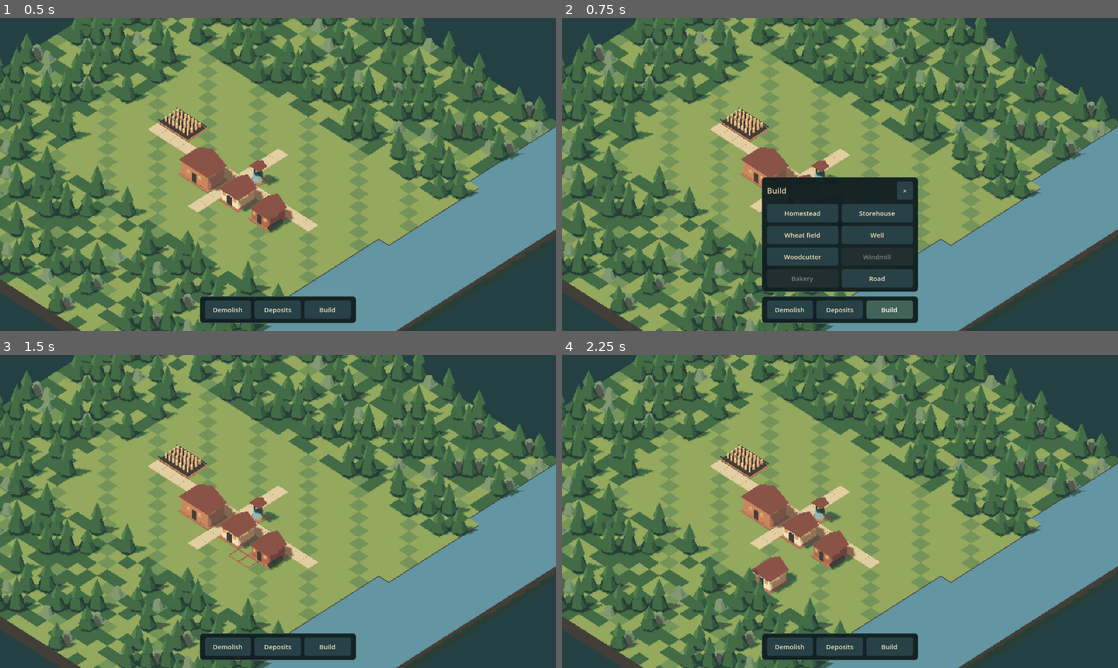
Above: before the commit, frames 1-4 (two rows, left to right).
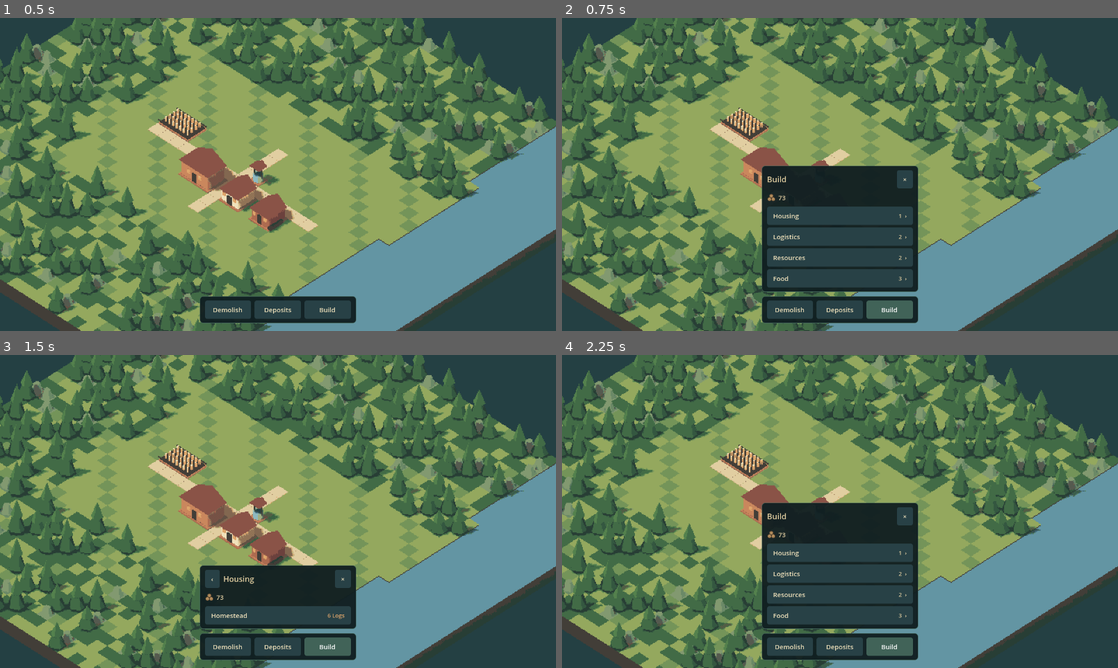
Above: after the commit, the same moments.

Repository: Acre108/Nationbuilders
Game: Godot game, scene res://view/village_view.tscn
The game is run twice, just before and just after one commit, with the same random seed, the same clock (stepped at 60 frames per second) and the same inputs.
Inputs (mouse positions are in pixels of both pictures, inside the frame that each line leads up to):
- Up to frame 1 (0.5 s): no input
- Up to frame 2 (0.75 s): click "Build" at 0.5 s
- Up to frame 3 (1.5 s): click (239, 549) at 1.25 s, where only the run before the commit has a clickable "Homestead"
- Up to frame 4 (2.25 s): click (773, 580) at 2 s, where only the run after the commit has a clickable "‹"

Frame 1 is identical in both runs. In frame 2, 2.6% of the frame differs, in the area x 35-65%, y 47-86%; in frame 3, 6.2%; in frame 4, 12%, in the area x 34-65%, y 47-96%.

Commit message:
Split the build menu into categories with costs and supply
Build now opens a category list (Housing, Logistics, Resources, Food);
picking one shows only its buildings, each with its cost or unlock
requirement. A supply row with goods icons shows stock of every good the
current page's buildings cost, and a placement card lists the chosen
building's cost, workers and recipe while placing.

Buildings declare a category in data; content validation rejects
unknown ones.

Co-Authored-By: Claude Opus 5.5 <noreply@anthropic.com>

Diff:
--- a/data/buildings.json
+++ b/data/buildings.json
@@ -1,10 +1,10 @@
 [
-  {"id":"house", "name":"Homestead", "kind":"house", "footprint":[2,2], "cost":{"logs":6}, "workers":0, "inputs":{}, "outputs":{}, "cycle_ticks":0, "unlock_tier":1, "input_capacity":6, "output_capacity":6, "terrain":["grass"], "color":"d9c396"},
-  {"id":"storehouse", "name":"Storehouse", "kind":"storehouse", "footprint":[3,2], "cost":{"logs":10}, "w …(190 unchanged characters)…
-  {"id":"farm", "name":"Wheat field", "kind":"producer", "footprint":[3,2], "cost":{"logs":4}, "workers":2, "inputs":{}, "outputs":{"wheat":1}, "cycle_ticks":35, "unlock_tier":1, "input_capacity":6, "output_capacity":6, "terrain":["grass"], "color":"d5b75e"},
-  {"id":"well", "name":"Well", "kind":"producer", "footprint":[1,1], "cost":{"logs":3}, "workers":1, "inputs":{}, "outputs":{"water":1}, "cycle_ticks":25, "unlock_tier":1, "input_capacity":6, "output_capacity":6, "terrain":["grass"], "color":"91adb0"},
-  {"id":"woodcutter", "name":"Woodcutter", "kind":"producer", "footprint":[2,2], "cost":{"logs":4}, "workers":2, "inputs":{}, "outputs":{"logs":1}, "cycle_ticks":65, "unlock_tier":1, "input_capacity":6, "output_capacity":6, "terrain":["grass","forest"], "color":"9c7654"},
-  {"id":"mill", "name":"Windmill", "kind":"producer", "footprint":[2,2], "cost":{"logs":8}, "workers":2, "inputs":{"wheat":1}, "outputs":{"flour":1}, "cycle_ticks":45, "unlock_tier":2, "input_capacity":6, "output_capacity":6, "terrain":["grass"], "color":"e4d4ac"},
-  {"id":"bakery", "name":"Bakery", "kind":"producer", "footprint":[2,2], "cost":{"logs":8}, "workers":2, "inputs":{"flour":1,"water":1}, "outputs":{"bread":1}, "cycle_ticks":50, "unlock_tier":2, "input_capacity":6, "output_capacity":6, "terrain":["grass"], "color":"cc8d69"},
-  {"id":"road", "name":"Road", "kind":"road", "footprint":[1,1], "cost":{}, "workers":0, "inputs":{}, "outputs":{}, "cycle_ticks":0, "unlock_tier":1, "input_capacity":6, "output_capacity":6, "terrain":["grass","forest"], "color":"b9a983"}
+  {"id":"house", "name":"Homestead", "kind":"house", "category":"housing", "footprint":[2,2], "cost":{"logs":6}, "workers":0, "inputs":{}, "outputs":{}, "cycle_ticks":0, "unlock_tier":1, "input_capacity":6, "output_capacity":6, "terrain":["grass"], "color":"d9c396"},
+  {"id":"storehouse", "name":"Storehouse", "kind":"storehouse", "category":"logistics", "footprint":[3,2], "cost":{"logs":10}, "w …(190 unchanged characters)…
+  {"id":"farm", "name":"Wheat field", "kind":"producer", "category":"food", "footprint":[3,2], "cost":{"logs":4}, "workers":2, "inputs":{}, "outputs":{"wheat":1}, "cycle_ticks":35, "unlock_tier":1, "input_capacity":6, "output_capacity":6, "terrain":["grass"], "color":"d5b75e"},
+  {"id":"well", "name":"Well", "kind":"producer", "category":"resources", "footprint":[1,1], "cost":{"logs":3}, "workers":1, "inputs":{}, "outputs":{"water":1}, "cycle_ticks":25, "unlock_tier":1, "input_capacity":6, "output_capacity":6, "terrain":["grass"], "color":"91adb0"},
+  {"id":"woodcutter", "name":"Woodcutter", "kind":"producer", "category":"resources", "footprint":[2,2], "cost":{"logs":4}, "workers":2, "inputs":{}, "outputs":{"logs":1}, "cycle_ticks":65, "unlock_tier":1, "input_capacity":6, "output_capacity":6, "terrain":["grass","forest"], "color":"9c7654"},
+  {"id":"mill", "name":"Windmill", "kind":"producer", "category":"food", "footprint":[2,2], "cost":{"logs":8}, "workers":2, "inputs":{"wheat":1}, "outputs":{"flour":1}, "cycle_ticks":45, "unlock_tier":2, "input_capacity":6, "output_capacity":6, "terrain":["grass"], "color":"e4d4ac"},
+  {"id":"bakery", "name":"Bakery", "kind":"producer", "category":"food", "footprint":[2,2], "cost":{"logs":8}, "workers":2, "inputs":{"flour":1,"water":1}, "outputs":{"bread":1}, "cycle_ticks":50, "unlock_tier":2, "input_capacity":6, "output_capacity":6, "terrain":["grass"], "color":"cc8d69"},
+  {"id":"road", "name":"Road", "kind":"road", "category":"logistics", "footprint":[1,1], "cost":{}, "workers":0, "inputs":{}, "outputs":{}, "cycle_ticks":0, "unlock_tier":1, "input_capacity":6, "output_capacity":6, "terrain":["grass","forest"], "color":"b9a983"}
 ]
--- a/sim/content_db.gd
+++ b/sim/content_db.gd
@@ -1,5 +1,7 @@
 extends RefCounted
 ## Validated content only. No global class cache or scene tree is required.
+## Build menu categories, in display order.
+const CATEGORIES := {"housing":"Housing", "logistics":"Logistics", "resources":"Resources", "food":"Food"}
 var goods: Dictionary = {}
 var buildings: Dictionary = {}
 var tiers: Dictionary = {}
@@ -50,6 +52,8 @@
 			errors.append(prefix + "invalid footprint")
 		if row.get("kind", "") not in ["producer", "house", "storehouse", "road"]:
 			errors.append(prefix + "unknown kind")
+		if row.get("category", "") not in CATEGORIES:
+			errors.append(prefix + "unknown category")
 		for field in ["workers", "cycle_ticks", "unlock_tier", "input_capacity", "output_capacity"]:
 			if not _integer(row.get(field), 0 if field in ["workers", "cycle_ticks"] else 1):
 				errors.append(prefix + "invalid " + field)
--- a/tests/run_view_tests.gd
+++ b/tests/run_view_tests.gd
@@ -23,15 +23,32 @@
 	check(not view.hud.side.visible and not view.hud.build_menu.visible and not view.hud.toast.visible, "Start has no persistent text panels")
 	check(not view.hud.blocks_mouse(Vector2(640,40)), "Top of play screen is unobstructed")
 	await _click(view.hud.build_button.get_global_rect().get_center())
-	check(view.hud.build_menu.visible, "Build button opens menu")
+	check(view.hud.build_menu.visible and view.hud.category_list.visible and not view.hud.building_list.visible, "Build button opens category list")
+	check(view.hud.build_category_buttons.keys() == ["housing","logistics","resources","food"], "Build categories follow content order")
+	check(view.hud.supply_bar.visible and view.hud.supply_items.logs.visible and view.hud.supply_labels.logs.text == str(view.sim.stock("logs")), "Build menu shows log supply")
+	check(view.hud.supply_items.logs.get_child(0).texture != null, "Supply entry has a goods icon")
 	await RenderingServer.frame_post_draw
 	root.get_texture().get_image().save_png("res://artifacts/build-menu.png")
+	await _click(view.hud.build_category_buttons.food.get_global_rect().get_center())
+	check(view.hud.building_list.visible and view.hud.build_title.text == "Food", "Category opens its building list")
+	check(view.hud.build_buttons.farm.visible and view.hud.build_buttons.bakery.visible and not view.hud.build_buttons.road.visible, "Category lists only its own buildings")
+	check(view.hud.build_details.farm.text == "4 Logs" and view.hud.build_details.bakery.text == "Needs Villagers", "Building rows show cost or unlock requirement")
+	await RenderingServer.frame_post_draw
+	root.get_texture().get_image().save_png("res://artifacts/build-menu-food.png")
+	await _click(view.hud.build_back_button.get_global_rect().get_center())
+	check(view.hud.category_list.visible and not view.hud.build_back_button.visible, "Back returns to categories")
+	await _click(view.hud.build_category_buttons.logistics.get_global_rect().get_center())
 	await _click(view.hud.build_buttons.road.get_global_rect().get_center())
 	check(view.tool.selected == "road" and not view.hud.build_menu.visible, "Choosing a road closes build menu")
+	check(view.hud.placement_card.visible and "Free" in view.hud.placement_info.get_parsed_text(), "Placement card shows road requirements")
 	await _click_cell(Vector2i(14,23))
 	await _click_cell(Vector2i(16,23))
 	check(view.sim.grid.roads.has(Vector2i(15,23)), "Two world clicks build a road segment")
 	await _choose_build("well")
+	var well_card: String = view.hud.placement_info.get_parsed_text()
+	check(view.hud.placement_title.text == "Well" and "3 Logs" in well_card and "have" in well_card and "Workers" in well_card and "Water" in well_card, "Selected building lists cost, stock, workers and output")
+	await RenderingServer.frame_post_draw
+	root.get_texture().get_image().save_png("res://artifacts/placement-card.png")
 	await _click_cell(Vector2i(15,24))
 	check(view.sim.grid.occupied.has(Vector2i(15,24)), "Toolbar + world click places well")
 	var count: int = view.sim.buildings.size()
@@ -116,6 +133,7 @@
 
 func _choose_build(id: String) -> void:
 	await _click(view.hud.build_button.get_global_rect().get_center())
+	await _click(view.hud.build_category_buttons[view.sim.db.buildings[id].category].get_global_rect().get_center())
 	await _click(view.hud.build_buttons[id].get_global_rect().get_center())
 
 func _click(point: Vector2) -> void:
--- a/tests/test_content.gd
+++ b/tests/test_content.gd
@@ -20,6 +20,10 @@
 	goods.append(goods[0].duplicate())
 	t.check(not db.validate(goods, buildings, tiers), "Reject duplicate content ids")
 	t.check(not db.validate({}, [], []), "Reject malformed root and absent tiers")
+	buildings[2].category = "wonders"
+	t.check(not db.validate(goods.slice(0, -1), buildings, tiers), "Reject unknown build menu category")
+	t.check("unknown category" in "; ".join(db.errors), "Unknown category has actionable diagnostic")
+	buildings[2].category = "food"
 	db.load_directory()
 	goods = db.goods.values().duplicate(true)
 	buildings = db.buildings.values().duplicate(true)
--- /dev/null
+++ b/view/overlays/goods/logs.svg
@@ -0,0 +1,12 @@
+<svg xmlns="http://www.w3.org/2000/svg" width="24" height="24" viewBox="0 0 24 24">
+  <g fill="#c9a06a" stroke="#4a3a28" stroke-width="1.5">
+    <circle cx="6.8" cy="16.5" r="5"/>
+    <circle cx="17.2" cy="16.5" r="5"/>
+    <circle cx="12" cy="7.5" r="5"/>
+  </g>
+  <g fill="none" stroke="#8a6a44" stroke-width="1">
+    <circle cx="6.8" cy="16.5" r="2.2"/>
+    <circle cx="17.2" cy="16.5" r="2.2"/>
+    <circle cx="12" cy="7.5" r="2.2"/>
+  </g>
+</svg>
--- a/view/overlays/village_hud.gd
+++ b/view/overlays/village_hud.gd
@@ -1,4 +1,5 @@
 extends CanvasLayer
+const ContentDB = preload("res://sim/content_db.gd")
 signal tool_selected(id: String)
 signal deposits_toggled
 signal inspection_closed
@@ -11,7 +12,20 @@
 var bottom: PanelContainer
 var side: PanelContainer
 var build_menu: PanelContainer
-var build_grid: GridContainer
+var build_title: Label
+var build_back_button: Button
+var category_list: VBoxContainer
+var building_list: VBoxContainer
+var build_category_buttons: Dictionary = {}
+var build_details: Dictionary = {}
+var build_category := ""
+var supply_bar: HBoxContainer
+var supply_items: Dictionary = {}
+var supply_labels: Dictionary = {}
+var category_goods: Dictionary = {}
+var placement_card: PanelContainer
+var placement_title: Label
+var placement_info: RichTextLabel
 var toast: PanelContainer
 var toast_label: Label
 var toast_seconds := 0.0
@@ -65,18 +79,43 @@
 	menu_column.add_theme_constant_override("separation",10)
 	build_menu.add_child(menu_column)
 	var menu_header := HBoxContainer.new()
+	menu_header.add_theme_constant_override("separation",8)
 	menu_column.add_child(menu_header)
-	var title := _label("Build",18)
-	title.size_flags_horizontal = Control.SIZE_EXPAND_FILL
-	menu_header.add_child(title)
+	build_back_button = _button("‹")
+	build_back_button.tooltip_text = "Back to categories"
+	build_back_button.pressed.connect(show_build_categories)
+	menu_header.add_child(build_back_button)
+	build_title = _label("Build",18)
+	build_title.size_flags_horizontal = Control.SIZE_EXPAND_FILL
+	menu_header.add_child(build_title)
 	var close_menu := _button("×")
 	close_menu.pressed.connect(close_build_menu)
 	menu_header.add_child(close_menu)
-	build_grid = GridContainer.new()
-	build_grid.columns = 2
-	build_grid.add_theme_constant_override("h_separation",8)
-	build_grid.add_theme_constant_override("v_separation",8)
-	menu_column.add_child(build_grid)
+	supply_bar = HBoxContainer.new()
+	supply_bar.add_theme_constant_override("separation",16)
+	menu_column.add_child(supply_bar)
+	category_list = VBoxContainer.new()
+	category_list.add_theme_constant_override("separation",6)
+	menu_column.add_child(category_list)
+	building_list = VBoxContainer.new()
+	building_list.add_theme_constant_override("separation",6)
+	menu_column.add_child(building_list)
+	placement_card = _panel()
+	placement_card.visible = false
+	root.add_child(placement_card)
+	var placement_column := VBoxContainer.new()
+	placement_column.add_theme_constant_override("separation",6)
+	placement_card.add_child(placement_column)
+	placement_title = _label("",18)
+	placement_column.add_child(placement_title)
+	placement_info = RichTextLabel.new()
+	placement_info.bbcode_enabled = true
+	placement_info.fit_content = true
+	placement_info.scroll_active = false
+	placement_info.custom_minimum_size = Vector2(290,0)
+	placement_info.mouse_filter = Control.MOUSE_FILTER_IGNORE
+	placement_info.add_theme_color_override("default_color",Color("e1cea1"))
+	placement_column.add_child(placement_info)
 	side = _panel()
 	side.visible = false
 	root.add_child(side)
@@ -103,27 +142,100 @@
 	_layout()
 
 func configure_build_menu(db) -> void:
-	for child in build_grid.get_children():
-		build_grid.remove_child(child)
-		child.queue_free()
+	for list in [category_list,building_list,supply_bar]:
+		for child in list.get_children():
+			list.remove_child(child)
+			child.queue_free()
 	build_buttons.clear()
-	for id in db.buildings:
-		var row: Dictionary = db.buildings[id]
-		var button := _button(row.name)
-		button.size_flags_horizontal = Control.SIZE_EXPAND_FILL
-		button.tooltip_text = "Click two tiles" if row.kind == "road" else "Place beside a road"
-		button.pressed.connect(func():
-			close_build_menu()
-			tool_selected.emit(id)
-		)
-		build_buttons[id] = button
-		build_grid.add_child(button)
-	_layout()
+	build_category_buttons.clear()
+	build_details.clear()
+	supply_items.clear()
+	supply_labels.clear()
+	# Goods any building costs, per category; "" is the category overview.
+	category_goods = {"": []}
+	for category in ContentDB.CATEGORIES:
+		category_goods[category] = []
+	for row in db.buildings.values():
+		for good in row.cost:
+			for key in ["",row.category]:
+				if good not in category_goods[key]: category_goods[key].append(good)
+			if not supply_items.has(good):
+				var item := HBoxContainer.new()
+				item.add_theme_constant_override("separation",6)
+				item.tooltip_text = "%s in storehouses" % db.goods[good].name
+				var icon := TextureRect.new()
+				icon.texture = _good_icon(good,db.goods[good].color)
+				icon.custom_minimum_size = Vector2(20,20)
+				icon.expand_mode = TextureRect.EXPAND_IGNORE_SIZE
+				icon.stretch_mode = TextureRect.STRETCH_KEEP_ASPECT_CENTERED
+				icon.mouse_filter = Control.MOUSE_FILTER_IGNORE
+				item.add_child(icon)
+				var label := _label("0",15)
+				label.mouse_filter = Control.MOUSE_FILTER_IGNORE
+				item.add_child(label)
+				supply_items[good] = item
+				supply_labels[good] = label
+				supply_bar.add_child(item)
+	for category in ContentDB.CATEGORIES:
+		var members: Array = db.buildings.keys().filter(func(id): return db.buildings[id].category == category)
+		if members.is_empty(): continue
+		var category_button := _menu_row(ContentDB.CATEGORIES[category],"%d  ›" % members.size())
+		category_button.tooltip_text = ", ".join(members.map(func(id): return db.buildings[id].name))
+		category_button.pressed.connect(show_build_category.bind(category))
+		build_category_buttons[category] = category_button
+		category_list.add_child(category_button)
+		for id in members:
+			var button := _menu_row(db.buildings[id].name,"")
+			button.set_meta("category",category)
+			button.pressed.connect(func():
+				close_build_menu()
+				tool_selected.emit(id)
+			)
+			build_buttons[id] = button
+			build_details[id] = button.get_node("Detail")
+			building_list.add_child(button)
+	show_build_categories()
+
+func show_build_categories() -> void:
+	build_category = ""
+	build_title.text = "Build"
+	build_back_button.visible = false
+	category_list.visible = true
+	building_list.visible = false
+	_show_supply("")
+	_layout()
+
+func show_build_category(category: String) -> void:
+	build_category = category
+	build_title.text = ContentDB.CATEGORIES[category]
+	build_back_button.visible = true
+	category_list.visible = false
+	building_list.visible = true
+	for button in building_list.get_children():
+		button.visible = button.get_meta("category") == category
+	_show_supply(category)
+	_layout()
+
+## Show only the goods some building on this page costs.
+func _show_supply(category: String) -> void:
+	for good in supply_items:
+		supply_items[good].visible = good in category_goods[category]
+	supply_bar.visible = not category_goods[category].is_empty()
+
+## Hand-drawn SVG from view/overlays/goods/, else a token in the good's colour.
+func _good_icon(good: String, color: String) -> Texture2D:
+	var path := "res://view/overlays/goods/%s.svg" % good
+	var svg := FileAccess.get_file_as_string(path) if FileAccess.file_exists(path) else \
+		'<svg xmlns="http://www.w3.org/2000/svg" width="24" height="24"><circle cx="12" cy="12" r="9" fill="#%s" stroke="#1b241c" stroke-width="2"/></svg>' % color
+	var image := Image.new()
+	image.load_svg_from_string(svg,2.0)
+	return ImageTexture.create_from_image(image)
 
 func _toggle_build_menu() -> void:
 	build_menu.visible = not build_menu.visible
 	build_button.button_pressed = build_menu.visible
 	if build_menu.visible:
+		show_build_categories()
 		tool_selected.emit("inspect")
 	_layout()
 
@@ -133,6 +245,7 @@
 
 func reset() -> void:
 	close_build_menu()
+	placement_card.visible = false
 	side.visible = false
 	toast.visible = false
 	toast_seconds = 0
@@ -173,6 +286,8 @@
 	bottom.position = Vector2((screen.x-bottom.size.x)/2.0,screen.y-bottom.size.y-18).floor()
 	build_menu.size = Vector2(360,0).max(build_menu.get_combined_minimum_size())
 	build_menu.position = Vector2(bottom.position.x, bottom.position.y-build_menu.size.y-10).floor()
+	placement_card.size = Vector2(320,0).max(placement_card.get_combined_minimum_size())
+	placement_card.position = Vector2(18,screen.y-placement_card.size.y-18).floor()
 	side.size = Vector2(260,100).max(side.get_combined_minimum_size())
 	side.position = Vector2(screen.x-side.size.x-18,18)
 	toast.reset_size()
@@ -190,8 +305,23 @@
 	button.focus_mode = Control.FOCUS_NONE
 	return button
 
+## Full-width menu button with a right-aligned detail label (count, cost).
+func _menu_row(text: String, detail: String) -> Button:
+	var button := _button(text)
+	button.alignment = HORIZONTAL_ALIGNMENT_LEFT
+	button.size_flags_horizontal = Control.SIZE_EXPAND_FILL
+	var label := _label(detail,13)
+	label.name = "Detail"
+	label.set_anchors_and_offsets_preset(Control.PRESET_FULL_RECT)
+	label.offset_right = -14
+	label.horizontal_alignment = HORIZONTAL_ALIGNMENT_RIGHT
+	label.vertical_alignment = VERTICAL_ALIGNMENT_CENTER
+	label.mouse_filter = Control.MOUSE_FILTER_IGNORE
+	button.add_child(label)
+	return button
+
 func blocks_mouse(point: Vector2) -> bool:
-	for panel in [bottom,build_menu,side,toast]:
+	for panel in [bottom,build_menu,placement_card,side,toast]:
 		if panel.visible and panel.get_global_rect().has_point(point):
 			return true
 	return false
@@ -202,9 +332,21 @@
 	for id in build_buttons:
 		var button: Button = build_buttons[id]
 		var row: Dictionary = sim.db.buildings[id]
+		var detail: Label = build_details[id]
 		button.modulate = Color("dfa66b") if tool == id else Color.WHITE
 		button.disabled = int(row.unlock_tier) > sim.unlocked_tier
-		button.tooltip_text = "Requires Villagers" if button.disabled else ("Click two tiles" if row.kind == "road" else "Place beside a road")
+		if button.disabled:
+			detail.text = "Needs " + sim.db.tiers[int(row.unlock_tier)].name
+			detail.add_theme_color_override("font_color",Color("73847b"))
+		else:
+			detail.text = _cost_text(row.cost,sim.db)
+			detail.add_theme_color_override("font_color",Color("dfa66b") if _affordable(sim,row.cost) else Color("d98c6f"))
+		button.tooltip_text = _requirements_summary(row,sim.db)
+	for good in supply_labels:
+		supply_labels[good].text = str(sim.stock(good))
+	placement_card.visible = sim.db.buildings.has(tool) and not build_menu.visible
+	if placement_card.visible:
+		_refresh_placement(sim,sim.db.buildings[tool])
 	var selected = sim.buildings.get(selected_id)
 	side.visible = selected != null and tool == "inspect"
 	if side.visible:
@@ -213,3 +355,57 @@
 			text += "%s\n" % sim.db.tiers[selected.tier].name
 		text += "[color=#dfa66b]%s[/color]" % selected.status.capitalize()
 		inspector.text = text
+
+func _refresh_placement(sim, row: Dictionary) -> void:
+	placement_title.text = row.name
+	var cost_parts: Array[String] = []
+	for good in row.cost:
+		var need := int(row.cost[good])
+		var have: int = sim.stock(good)
+		cost_parts.append("[color=#%s]%d %s[/color] [color=#73847b](have %d)[/color]" % ["e1cea1" if have >= need else "d98c6f",need,sim.db.goods[good].name,have])
+	var lines: Array[String] = ["[b]Cost[/b]  " + ("Free" if cost_parts.is_empty() else ", ".join(cost_parts))]
+	if int(row.workers) > 0:
+		lines.append("[b]Workers[/b]  %d" % int(row.workers))
+	match row.kind:
+		"producer":
+			if not row.inputs.is_empty():
+				lines.append("[b]Uses[/b]  " + _goods(row.inputs,sim.db))
+			lines.append("[b]Makes[/b]  %s every %.1f s" % [_goods(row.outputs,sim.db),float(row.cycle_ticks)/10.0])
+		"storehouse":
+			lines.append("[b]Storage[/b]  %d  ·  %d carriers" % [int(row.storage_capacity),int(row.carriers)])
+		"house":
+			var tier: Dictionary = sim.db.tiers[1]
+			lines.append("[b]Houses[/b]  %s  ·  %d workers" % [tier.name,int(tier.workers_per_house)])
+	if row.kind != "road":
+		lines.append("[b]Size[/b]  %d × %d" % [int(row.footprint[0]),int(row.footprint[1])])
+	lines.append("[color=#73847b]%s\nRight-click to cancel[/color]" % ("Click two tiles to lay a road" if row.kind == "road" else "Place beside a road"))
+	var text := "\n".join(lines)
+	if placement_info.text != text:
+		placement_info.text = text
+	# Re-anchor every refresh: the rich text settles its height a frame late.
+	_layout()
+
+func _requirements_summary(row: Dictionary, db) -> String:
+	var parts: Array[String] = ["Cost: " + _cost_text(row.cost,db)]
+	if int(row.workers) > 0:
+		parts.append("Workers: %d" % int(row.workers))
+	if row.kind == "producer":
+		parts.append(("Makes " if row.inputs.is_empty() else _goods(row.inputs,db) + " → ") + _goods(row.outputs,db))
+	return "\n".join(parts)
+
+func _cost_text(cost: Dictionary, db) -> String:
+	return "Free" if cost.is_empty() else _goods(cost,db)
+
+func _affordable(sim, cost: Dictionary) -> bool:
+	for good in cost:
+		if sim.stock(good) < int(cost[good]):
+			return false
+	return true
+
+func _goods(items: Dictionary, db) -> String:
+	if items.is_empty():
+		return "None"
+	var parts: Array[String] = []
+	for good in items:
+		parts.append("%d %s" % [int(items[good]),db.goods[good].name])
+	return ", ".join(parts)
